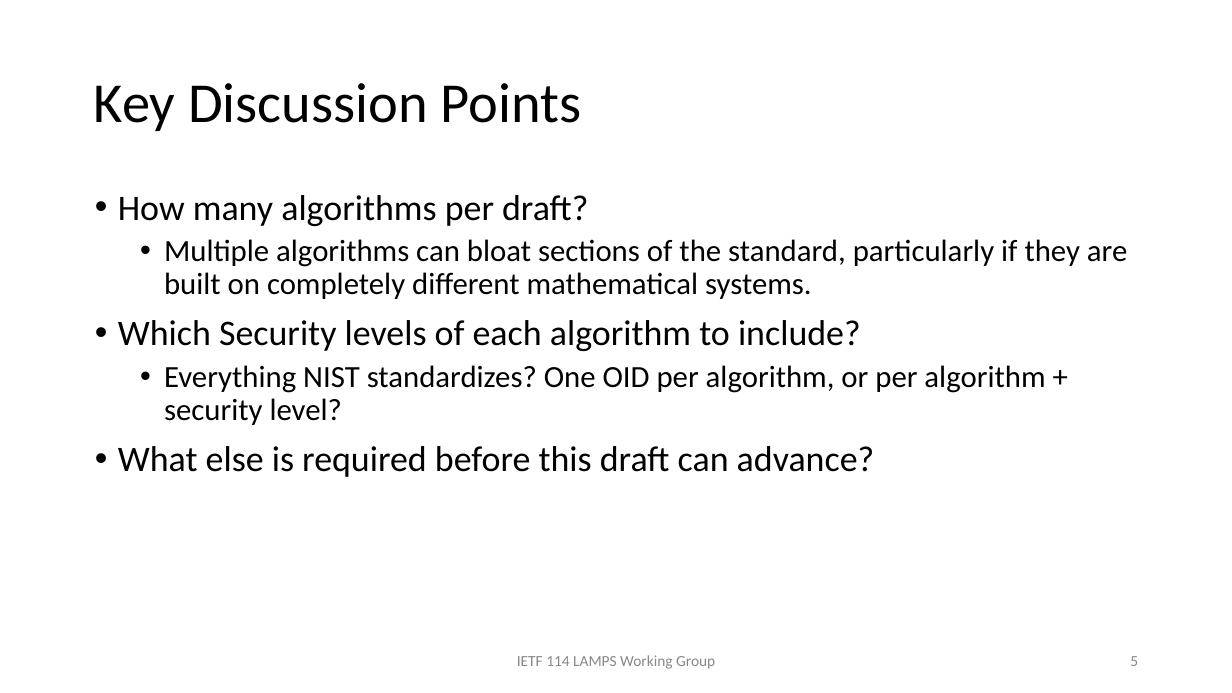
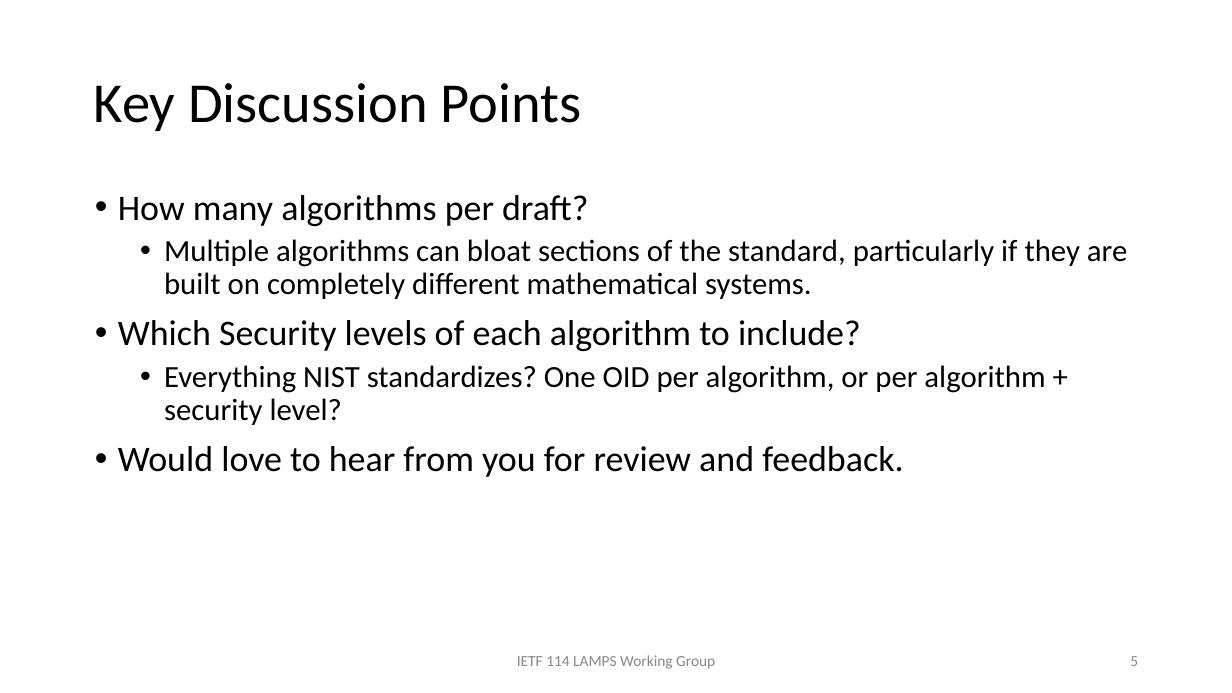
Before and after one commit to lamps-wg/dilithium-certificates, a slide deck: slide 5 of presentations/ietf-114.pptx. Drawn at 1232x693 pixels with LibreOffice and Linux fonts; fonts in the diff are those of the drawing. Boxes give left, top, right and bottom in pixels: in the first picture for what was removed or moved away, otherwise in the second. Text is boxed around its words. In the diff, an @@ line names an element or a change of style, - is before the commit and + after.

```diff
--- a/presentations/ietf-114.pptx
+++ b/presentations/ietf-114.pptx
@@ text at <box>118,446,903,477</box>: text changed @@
-• What else is required before this draft can advance?
+• Would love to hear from you for review and feedback.
```
Also in this commit, not shown: 3 other slides changed.
